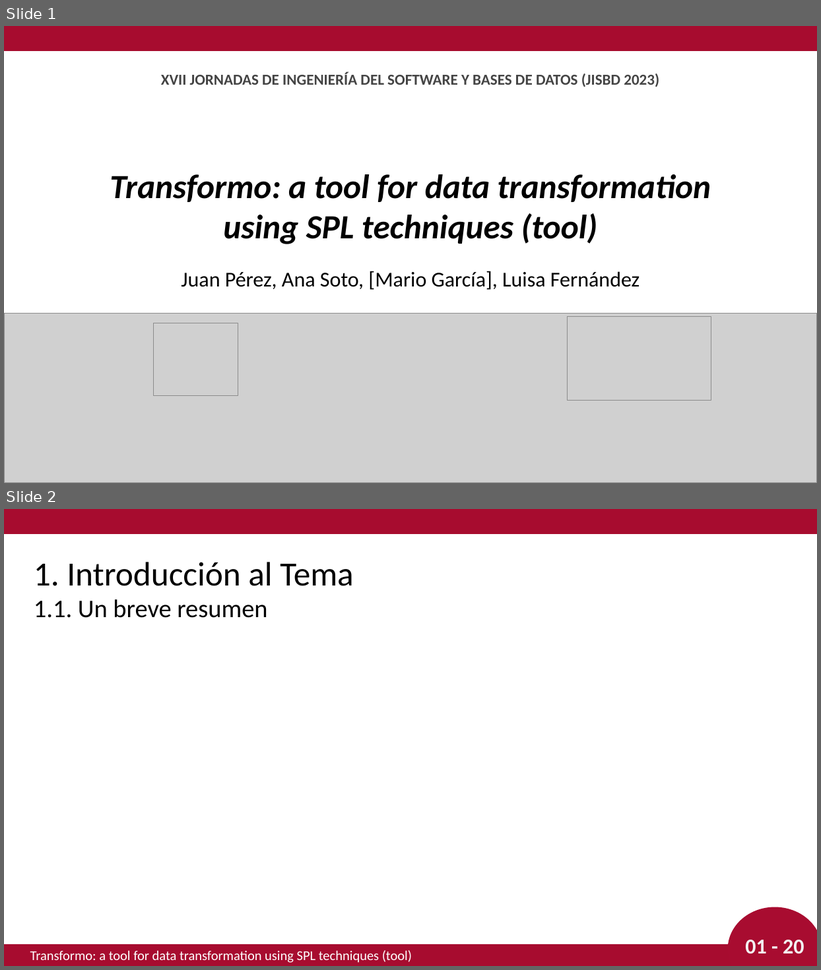
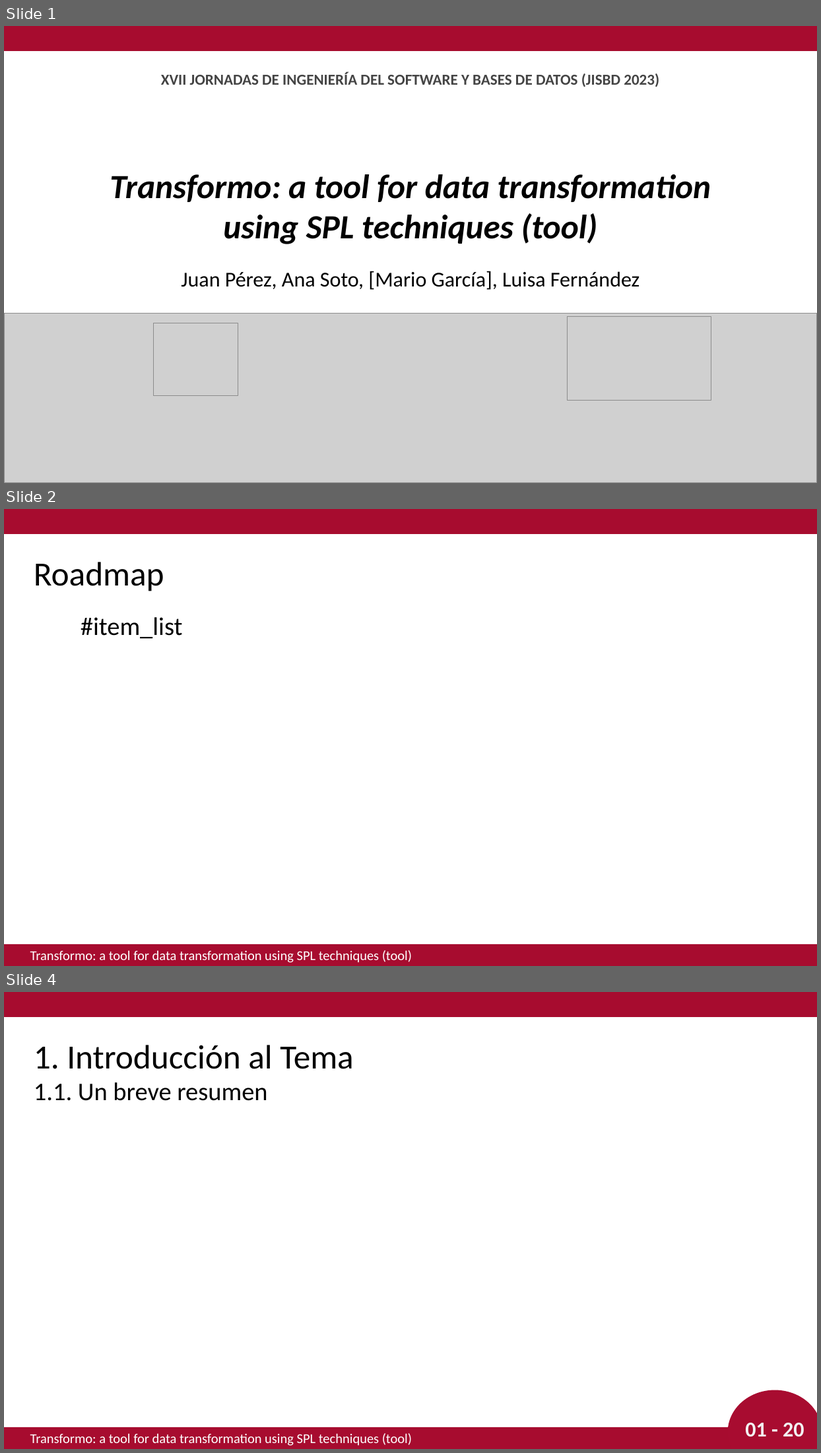
Before and after one commit to diverso-lab/slidy, a slide deck: output.pptx. Shown one above the other, each under a label of ours: slides 1 and 2 before the commit, slides 1, 2 and 4 after it; the slides between them are not shown. The pictures are 821x970 and 821x1453 pixels, drawn with LibreOffice and Linux fonts; fonts in the diff are those of the drawing; grey boxes stand for pictures. Boxes give left, top, right and bottom in pixels: in the first picture for what was removed or moved away, otherwise in the second. Text is boxed around its words. In the diff, an @@ line names an element or a change of style, - is before the commit and + after.

```diff
--- a/output.pptx
+++ b/output.pptx
@@ slide 2 added at [4, 509, 817, 966], background #FFFFFF @@
@@ rectangle added at [4, 509, 817, 534], fill #A70C2F @@
@@ text added at [34, 562, 164, 591], 40 pt, text #000000 @@
+Roadmap
@@ text added at [81, 617, 183, 639], 30 pt, text #000000 @@
+#item_list
@@ rectangle added at [4, 945, 817, 966], fill #A70C2F @@
@@ text added at [30, 951, 412, 963], 16 pt, text #FFFFFF @@
+Transformo: a tool for data transformation using SPL techniques (tool)
@@ what was slide 2 is now slide 4 @@
```
Also in this commit, not shown: 4 other slides added, 3 other files.
